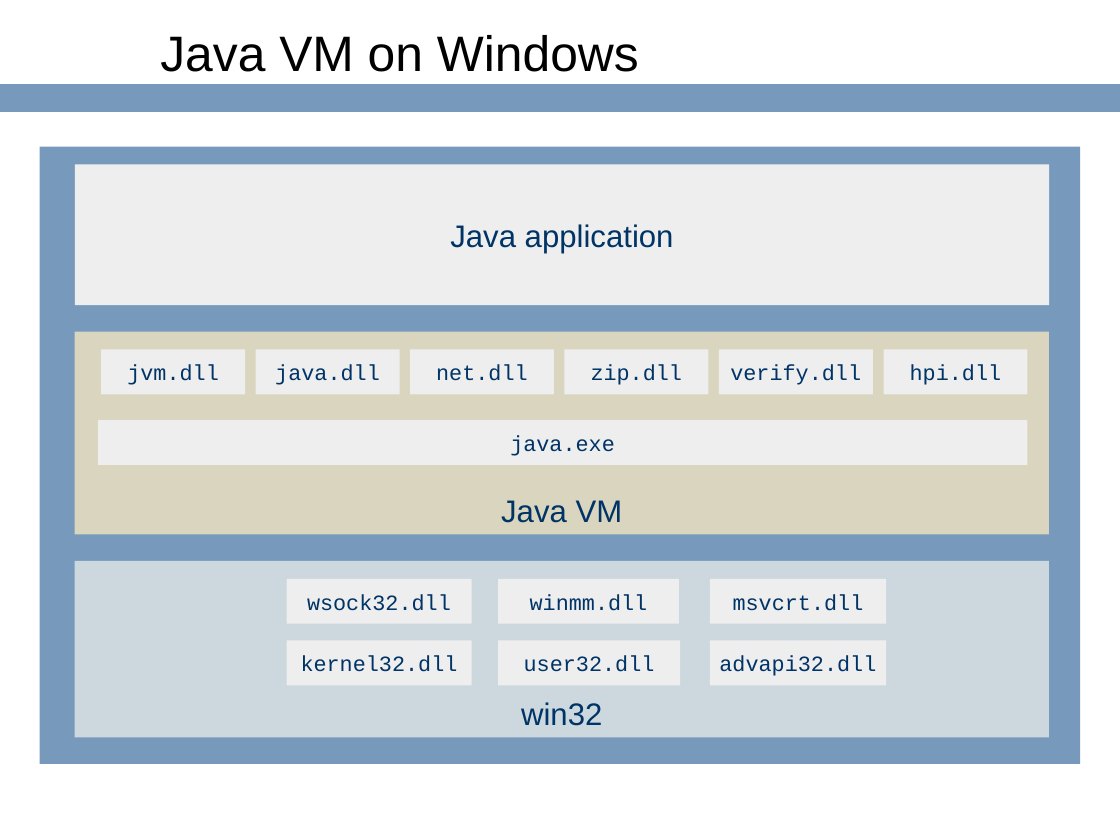
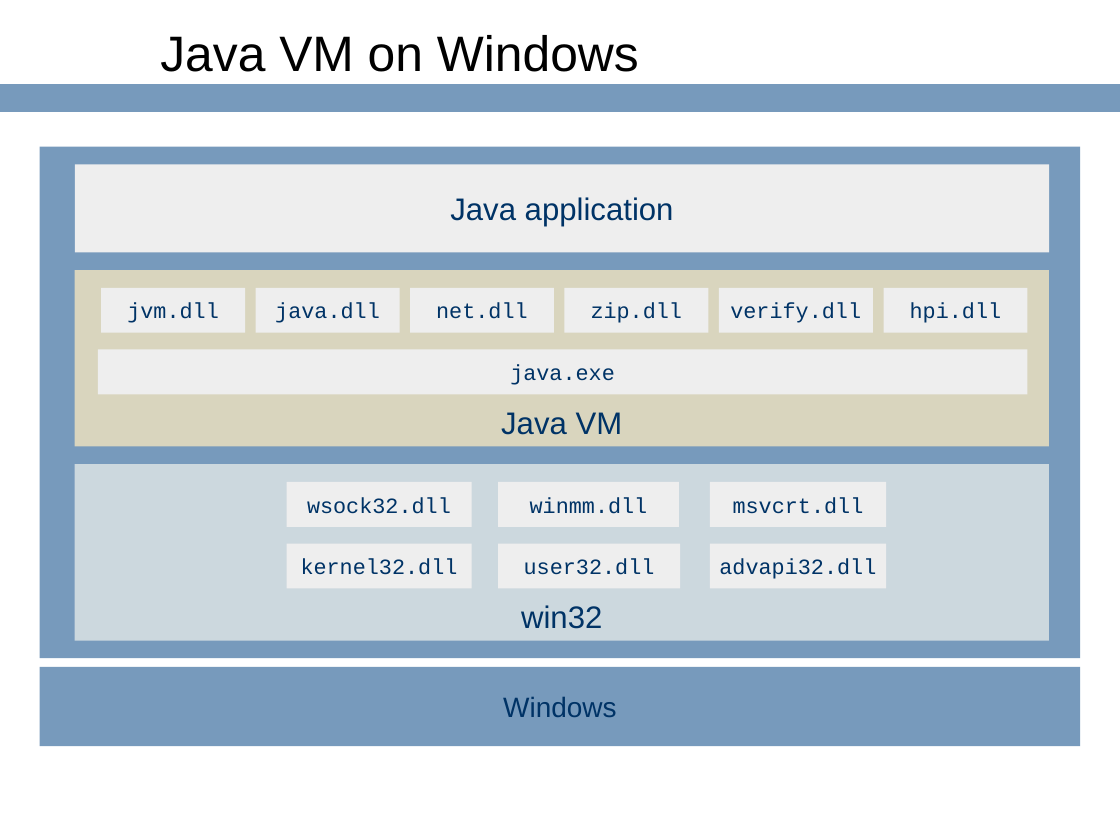
Before and after one commit to ringgaard/sanos, a slide deck: slide 11 of doc/jbox-jaoo.ppt. Drawn at 1120x840 pixels with LibreOffice and Linux fonts; fonts in the diff are those of the drawing; background and template pictures are left out. Boxes give left, top, right and bottom in pixels: in the first picture for what was removed or moved away, otherwise in the second. Text is boxed around its words. In the diff, an @@ line names an element or a change of style, - is before the commit and + after.

```diff
--- a/doc/jbox-jaoo.ppt
+++ b/doc/jbox-jaoo.ppt
@@ rectangle: place and size @@
-rectangle at box(39, 147, 1080, 764)
+rectangle at box(39, 147, 1080, 659)
@@ rectangle "Java application": place and size @@
-rectangle "Java application" at box(75, 165, 1049, 306)
+rectangle "Java application" at box(75, 165, 1049, 253)
@@ rectangle "Java VM": place and size @@
-rectangle "Java VM" at box(75, 332, 1049, 534)
+rectangle "Java VM" at box(75, 270, 1049, 446)
@@ 6 rectangles: place and size @@
-6 rectangles at box(101, 349, 1027, 394)
+6 rectangles at box(101, 288, 1027, 333)
@@ rectangle "java.exe": place and size @@
-rectangle "java.exe" at box(99, 420, 1028, 465)
+rectangle "java.exe" at box(99, 349, 1028, 394)
@@ 4 rectangles: place and size @@
-4 rectangles at box(75, 561, 1049, 738)
+4 rectangles at box(75, 464, 1049, 641)
@@ 3 rectangles: place and size @@
-3 rectangles at box(287, 641, 886, 685)
+3 rectangles at box(287, 543, 886, 588)
@@ rectangle added at box(39, 666, 1080, 746), fill #779ABC, 18 pt, text #003366 @@
+Windows
```
Also in this commit, not shown: 7 other slides changed, 1 other file.
